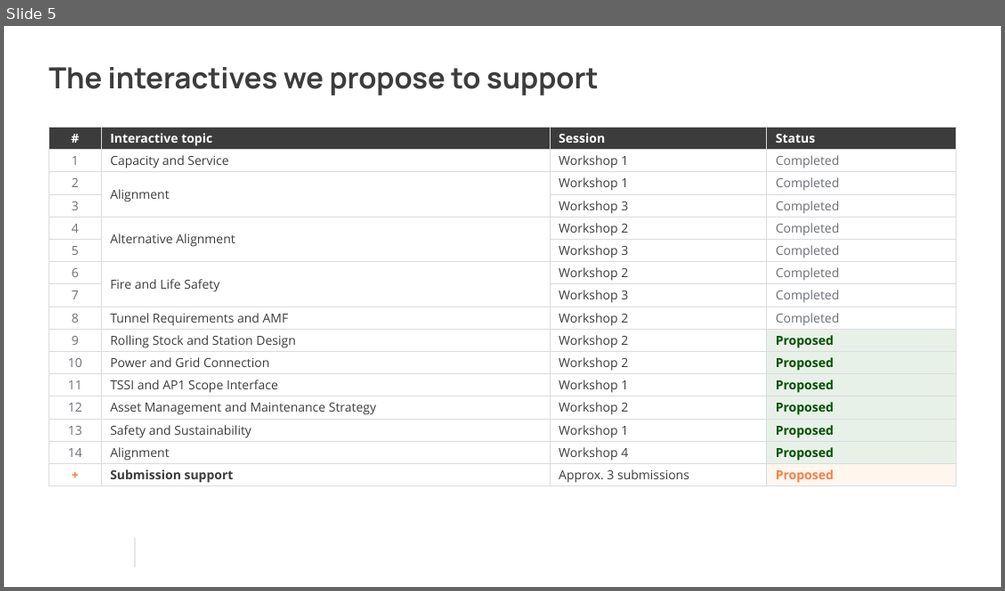
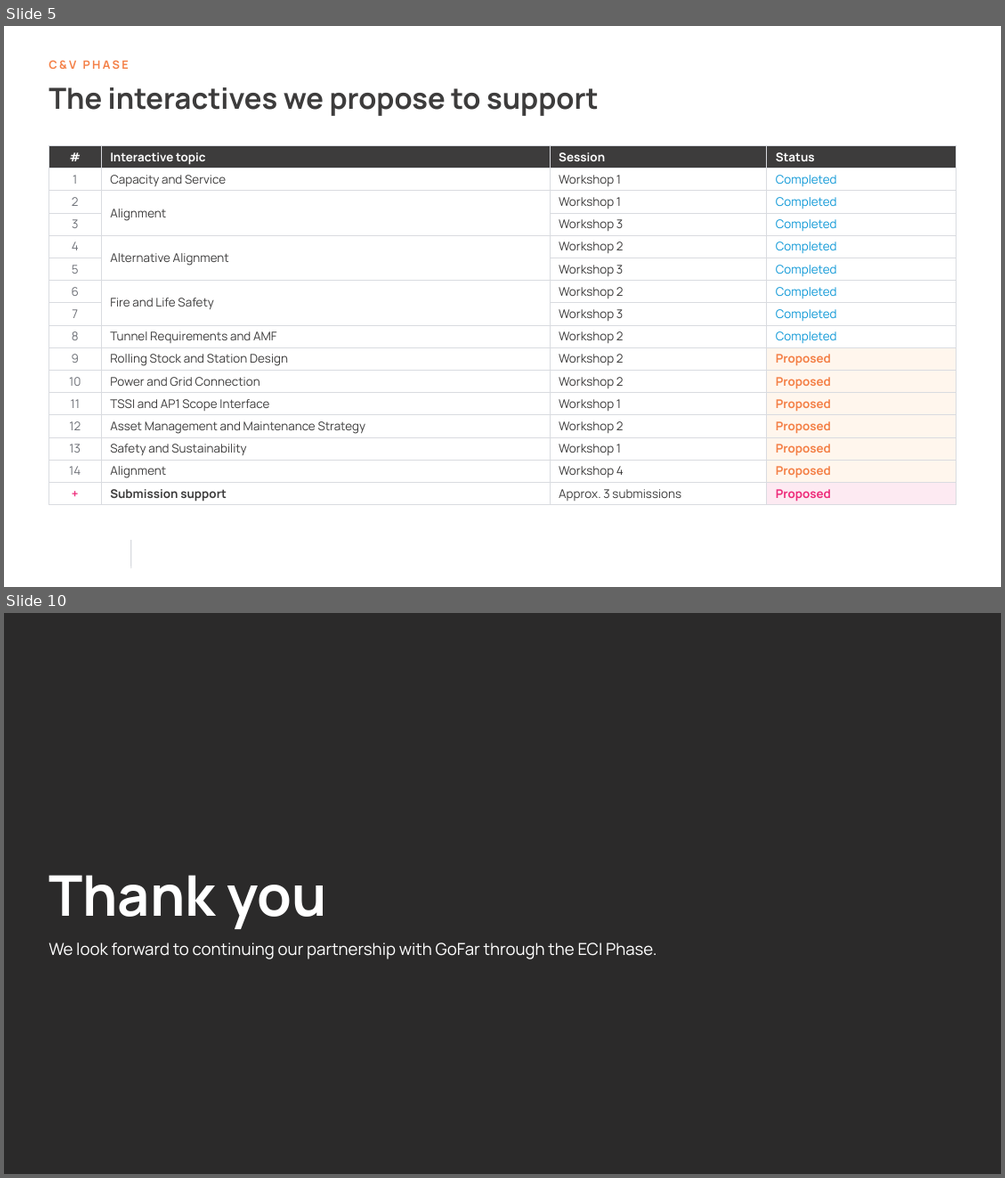
Before and after one commit to alyciawolf02/claude, a slide deck: deck/GoFar_Support_Deck.pptx. Shown one above the other, each under a label of ours: slide 5 before the commit, slides 5 and 10 after it; the slides between them are not shown. The pictures are 1005x591 and 1005x1178 pixels, drawn with LibreOffice and Linux fonts; fonts in the diff are those of the drawing; background and template pictures are left out. Boxes give left, top, right and bottom in pixels: in the first picture for what was removed or moved away, otherwise in the second. Text is boxed around its words. In the diff, an @@ line names an element or a change of style, - is before the commit and + after.

```diff
--- a/deck/GoFar_Support_Deck.pptx
+++ b/deck/GoFar_Support_Deck.pptx
@@ slide 10 added at (x1=4, y1=613, x2=1001, y2=1174), background picture (left out) @@
@@ rectangle added at (x1=4, y1=613, x2=1001, y2=1174), fill #2B2A2A at 75% opacity @@
@@ title added at (x1=48, y1=875, x2=326, y2=929), 54 pt, text #FFFFFF, bold @@
+Thank you
@@ text added at (x1=48, y1=942, x2=657, y2=959), 16 pt, text #FFFFFF @@
+We look forward to continuing our partnership with GoFar through the ECI Phase.
@@ slide 5 changed as well @@
@@ text added at (x1=48, y1=60, x2=129, y2=69), 11 pt, text #F48047, bold @@
+C&V PHASE
@@ title "The interactives we propose to ..." moved from (x1=48, y1=67, x2=599, y2=95) to (x1=48, y1=87, x2=599, y2=116) @@
@@ table at (x1=48, y1=145, x2=956, y2=505) @@
@@ fill #E8F1E8 to #FFF6ED in 6 cells @@
@@ fill #FFF6ED to #FDEAF2 in row 16, column 4 @@
@@ size 12 to 11.5 pt, font Open Sans to Manrope @@
@@ text colour #6B6E75 to #6E7178 in "1", "2", "3", "4" and 10 more places @@
@@ text colour #6B6E75 to #0E98D7 in "Completed", "Completed", "Completed", "Completed" and 4 more places @@
@@ text colour #004F00 to #F48047 in "Proposed", "Proposed", "Proposed", "Proposed" and 2 more places @@
@@ text colour #F48047 to #EE2B7A in "+", "Proposed" @@
@@ table moved from (x1=48, y1=127, x2=956, y2=486) to (x1=48, y1=145, x2=956, y2=505) @@
@@ line moved from (135, 538) - (135, 567) to (131, 540) - (131, 568) @@
```
Also in this commit, not shown: 8 other slides changed.
